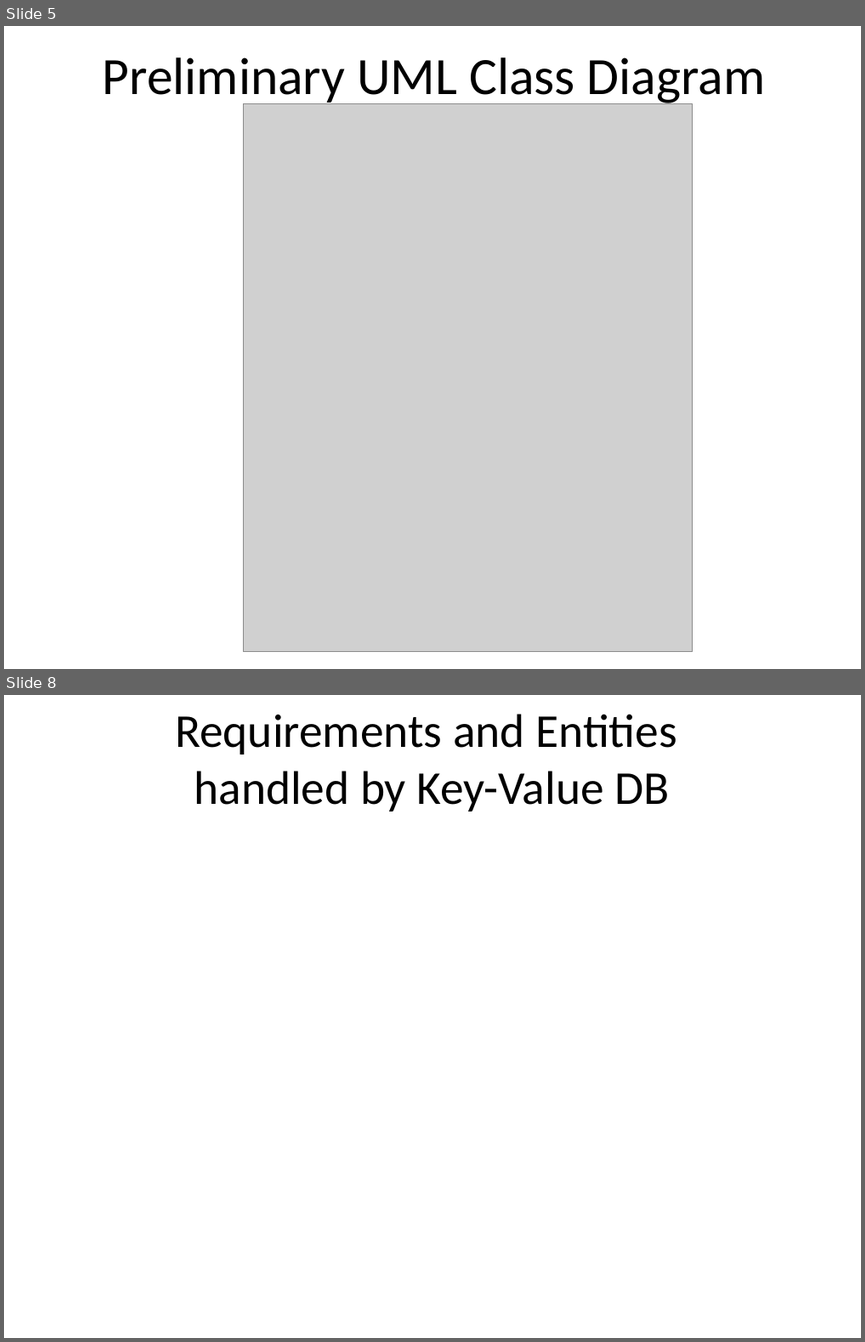
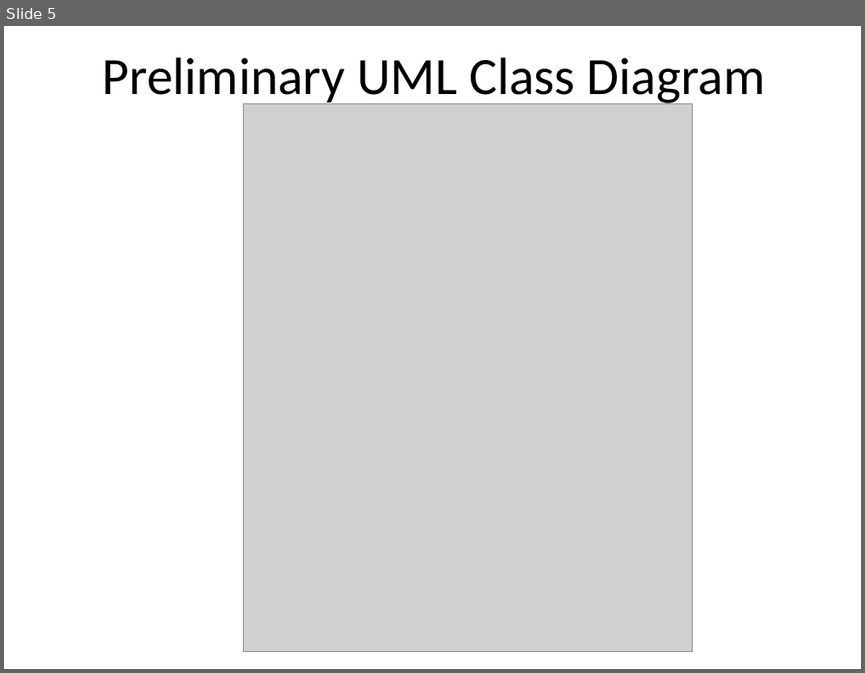
Before and after one commit to JacopoCarlon/LSMSDB_Project, a slide deck: 070_presentation/CarlonRiccardiElOurrak_ProjectDesignPresentation.pptx. Shown one above the other, each under a label of ours: slides 5 and 8 before the commit, slide 5 after it; the slides between them are not shown. The pictures are 865x1342 and 865x673 pixels, drawn with LibreOffice and Linux fonts; fonts in the diff are those of the drawing; grey boxes stand for pictures; background and template pictures are left out. Boxes give left, top, right and bottom in pixels: in the first picture for what was removed or moved away, otherwise in the second. Text is boxed around its words. In the diff, an @@ line names an element or a change of style, - is before the commit and + after.

```diff
--- a/070_presentation/CarlonRiccardiElOurrak_ProjectDesignPresentation.pptx
+++ b/070_presentation/CarlonRiccardiElOurrak_ProjectDesignPresentation.pptx
@@ slide 8 removed at (x1=4, y1=695, x2=861, y2=1338), background #FFFFFF @@
@@ title removed at (x1=175, y1=714, x2=677, y2=811) @@
-Requirements and Entities
-handled by Key-Value DB
```
Also in this commit, not shown: 3 slides changed, 3 slides added, 2 other slides removed, 2 other files.
